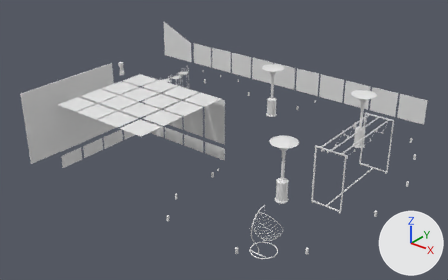
The glTF model public/models/normal.glb, before and after one commit.
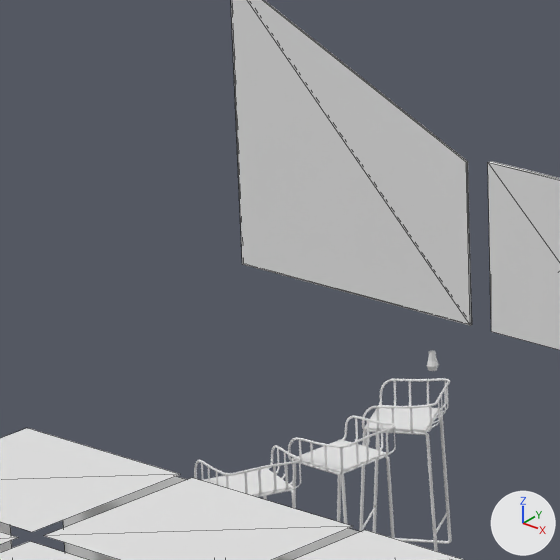
Each version appears first whole from a 50 mm lens placed at (41.85, -43.97, 26.91), pointed at (8.8, -2.66, 1.3), and next in a close-up on the part from 31% to 45% of the width and 9% to 32% of the height. Every picture has the same lights, and +X, +Y and +Z are marked at lower right. The close-ups show mesh edges as thin lines. Where no turn or scale is listed for an object, it has been applied to the vertices.

In view in the first close-up: 'black', 'glass', 'mirror'.
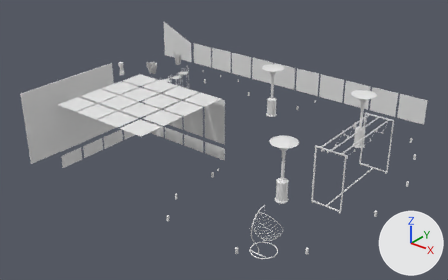
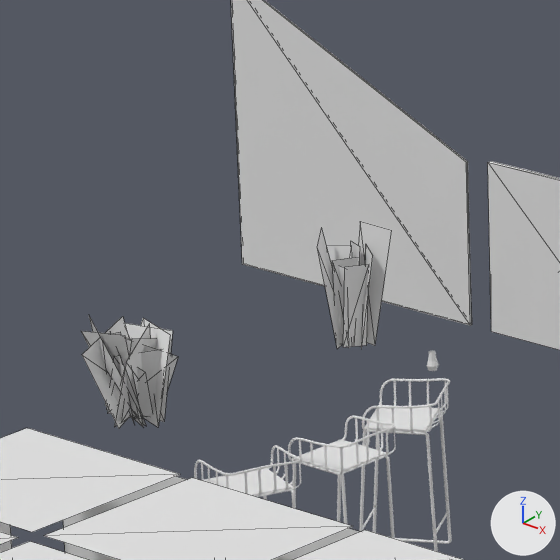
Boxes (x1, y1, x2, y2) around the edits, measured in the close-ups (560 x 560 px):
'leaves.006', added: after (81, 316, 178, 428)
'leaves.007', added: after (317, 221, 392, 349)

The change, as a diff of the scene's bpy script:
```diff
--- a/public/models/normal.glb.py
+++ b/public/models/normal.glb.py
@@ me_pot_9_low_polyplant_0_003 @@
+me_pot_9_low_polyplant_0_003.from_pydata(...)  # 40 vertices, 20 faces; spans x -0.43..0.47, y -0.53..0.37, z 0.26..1.96
@@ me_pot_13_low_polyplant_0_003 @@
+me_pot_13_low_polyplant_0_003.from_pydata(...)  # 60 vertices, 30 faces; spans x -0.694..0.641, y -0.719..0.575, z 0.346..1.729
@@ ob_leaves_007 @@
+ob_leaves_007 = bpy.data.objects.new('leaves.007', me_pot_9_low_polyplant_0_003)
+ob_leaves_007.location = (-6.81, 8.0, 2.34)
@@ ob_leaves_006 @@
+ob_leaves_006 = bpy.data.objects.new('leaves.006', me_pot_13_low_polyplant_0_003)
+ob_leaves_006.location = (-6.8, 3.66, 2.35)
```
